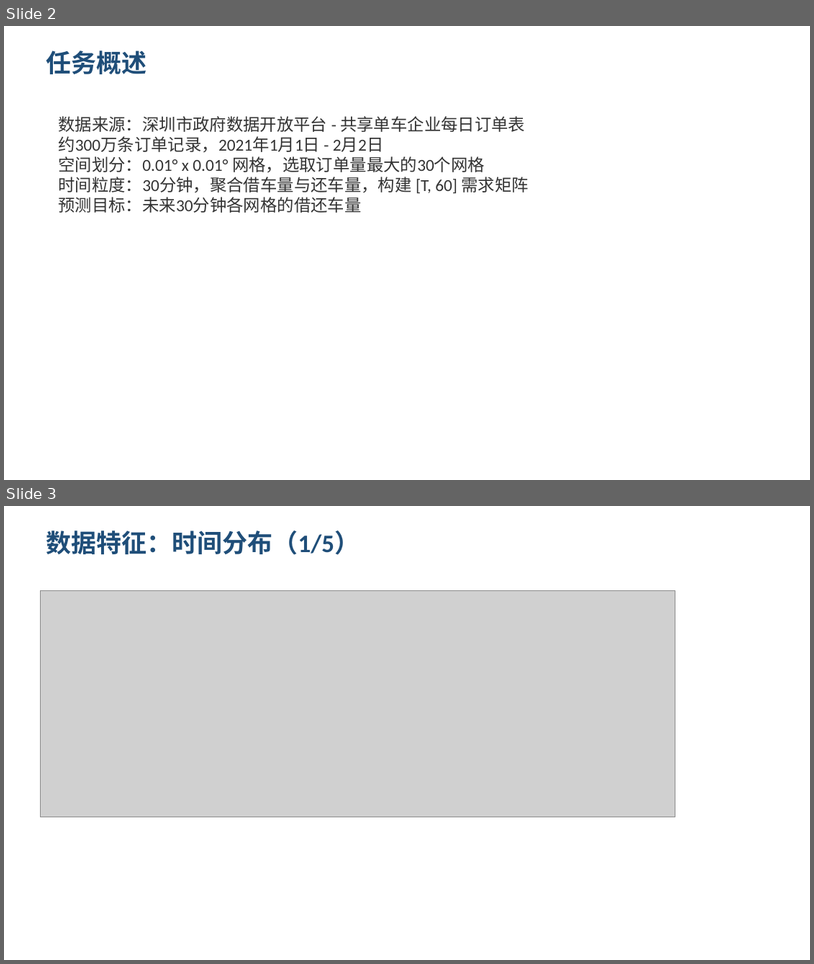
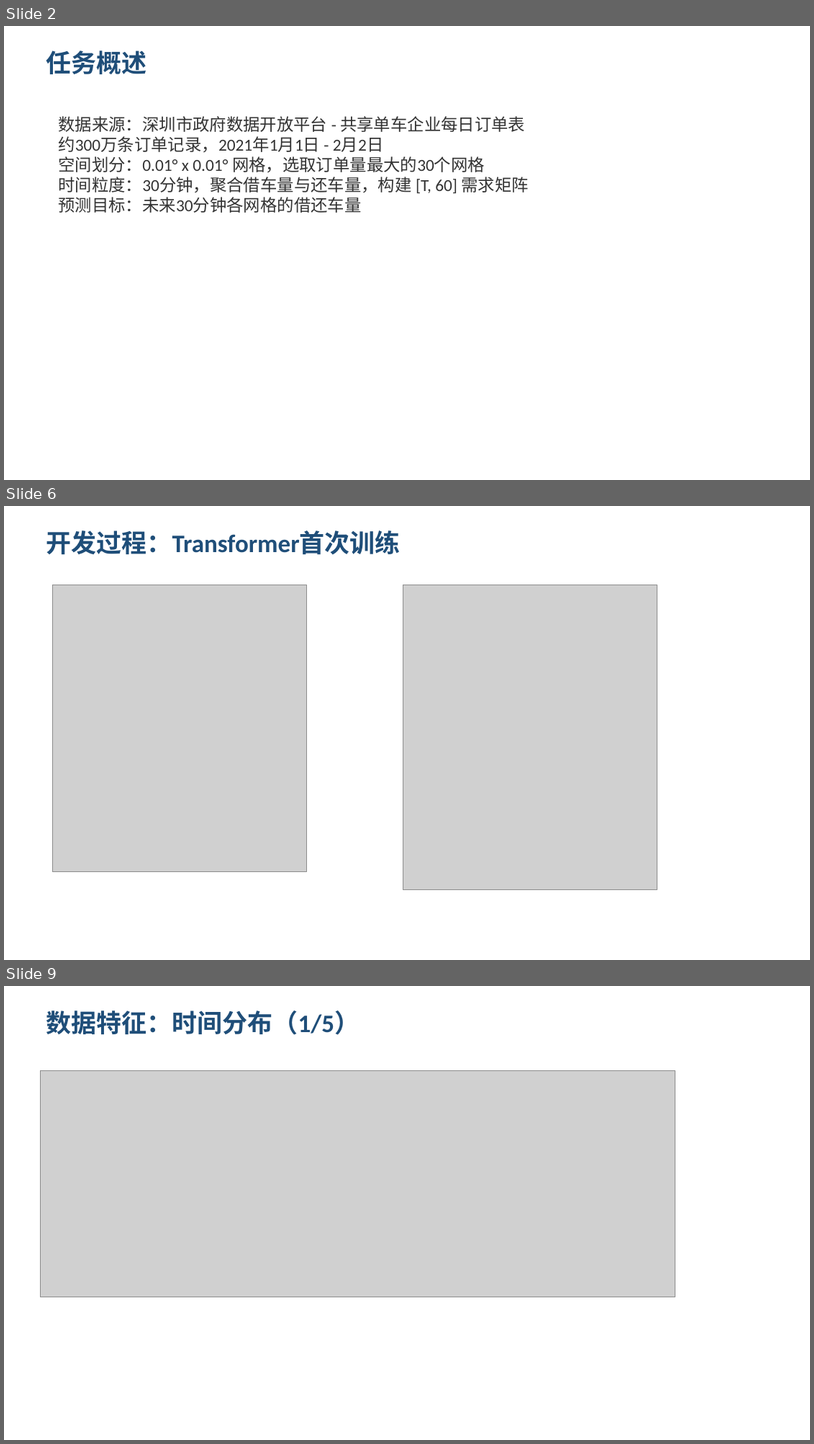
Before and after one commit to wyyy520/BikeDemand, a slide deck: report/presentation.pptx. Shown one above the other, each under a label of ours: slides 2 and 3 before the commit, slides 2, 6 and 9 after it; the slides between them are not shown. The pictures are 814x964 and 814x1444 pixels, drawn with LibreOffice and Linux fonts; fonts in the diff are those of the drawing; grey boxes stand for pictures. Boxes give left, top, right and bottom in pixels: in the first picture for what was removed or moved away, otherwise in the second. Text is boxed around its words. In the diff, an @@ line names an element or a change of style, - is before the commit and + after.

Commit message:
Add experiment screenshots, source code appendix, and GitHub link to report & PPT

```diff
--- a/report/presentation.pptx
+++ b/report/presentation.pptx
@@ slide 6 added at bbox=[4, 506, 810, 960], background #FFFFFF @@
@@ text added at bbox=[46, 530, 401, 554], 30 pt, text #1F4E79, bold @@
+开发过程：Transformer首次训练
@@ picture added at bbox=[52, 584, 306, 871] @@
@@ picture added at bbox=[404, 584, 657, 890] @@
@@ what was slide 3 is now slide 9 @@
```
Also in this commit, not shown: 6 other slides added, 7 other files.
